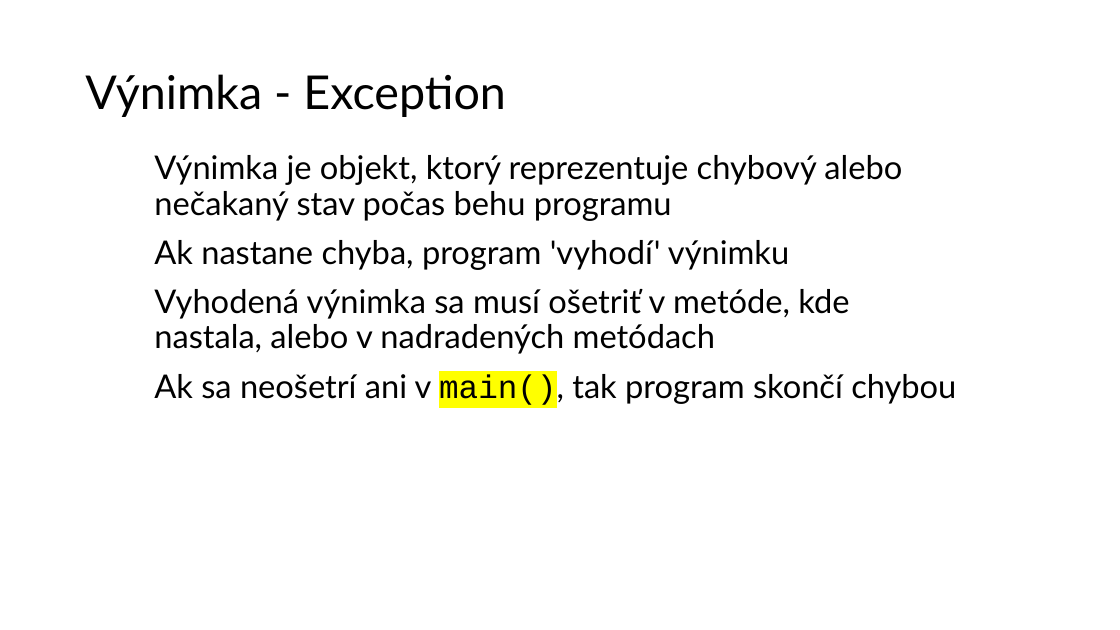
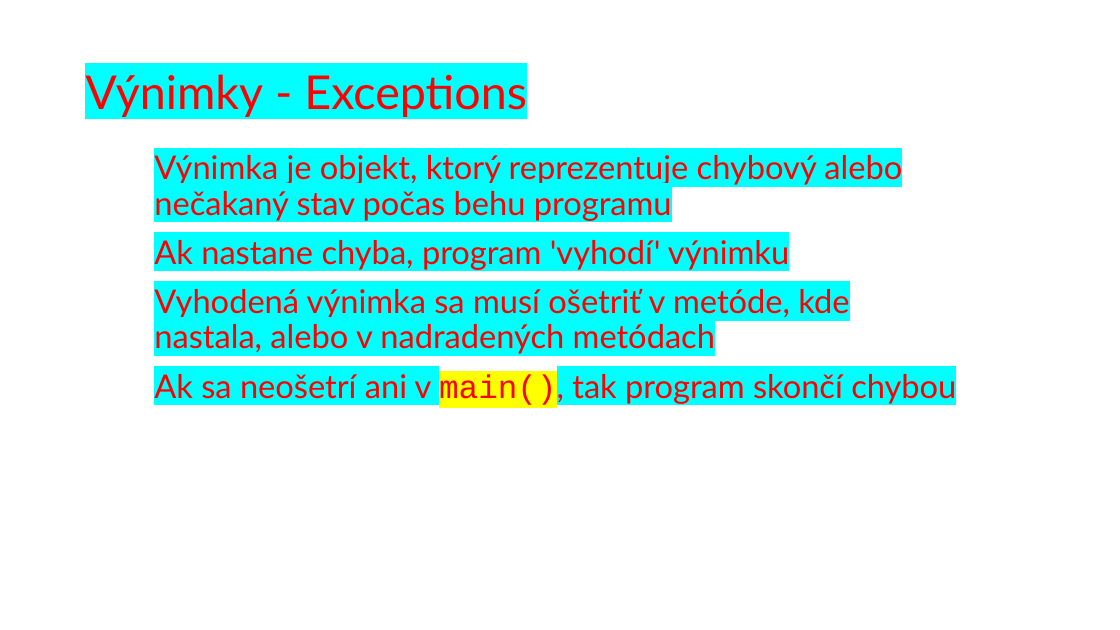
Before and after one commit to wagjo/oop, a slide deck: slide 3 of prezentacie/t05w.pptx. Drawn at 1120x630 pixels with LibreOffice and Linux fonts; fonts in the diff are those of the drawing. Boxes give left, top, right and bottom in pixels: in the first picture for what was removed or moved away, otherwise in the second. Text is boxed around its words. In the diff, an @@ line names an element or a change of style, - is before the commit and + after.

```diff
--- a/prezentacie/t05w.pptx
+++ b/prezentacie/t05w.pptx
@@ title at [85, 74, 527, 117]: text changed; text colour #000000 to #FF0000 @@
-Výnimka - Exception
+Výnimky - Exceptions
@@ text "Výnimka je objekt, ktorý reprezentuje ..." at [154, 155, 956, 407]: text colour #000000 to #FF0000, highlight none to #00FFFF @@
```
Also in this commit, not shown: 6 other slides changed, 10 other files.
